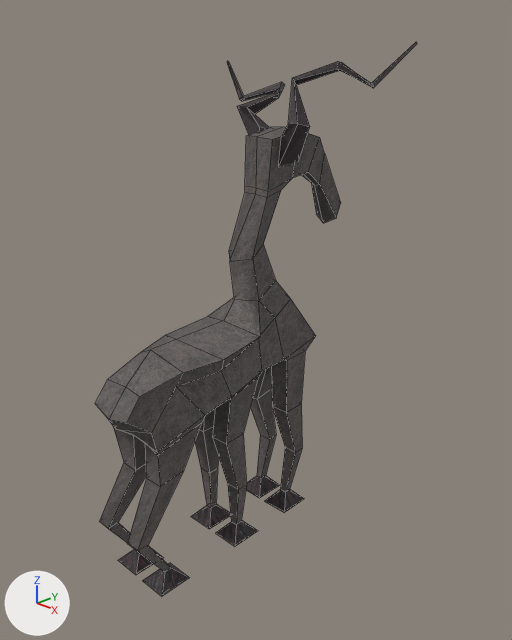
Before and after pictures for a commit that changed the Blender file blender/boss/boss.blend.
One viewpoint serves both versions: a 50 mm lens placed at (12.75, -11.27, 7.62), pointed at (0.51, 1.04, 0.72). Every picture has the same lights, and +X, +Y and +Z are marked at lower left. The picture after the commit comes second. Both versions are drawn at the pose saved in each file; the numbers are the values there. Mesh edges are drawn as thin lines.
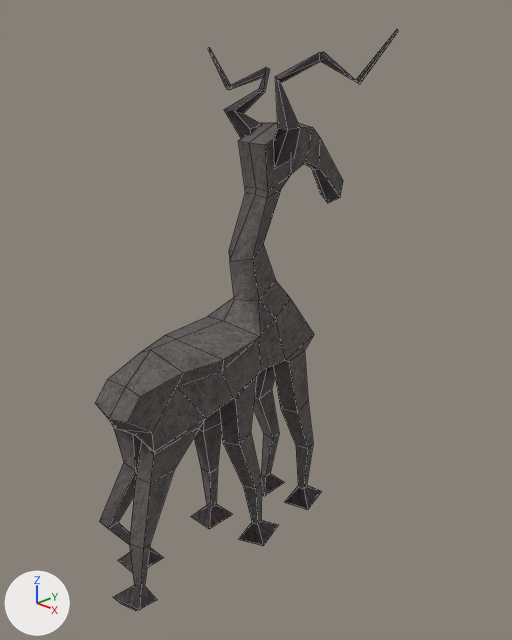
Edits to the bpy script that builds the scene:
```text
Change me_cube:
    used by ob_cube; location = (0.0, 0.0, 0.0)
    remove me_cube.from_pydata(...)  # 236 vertices, 235 faces; spans x -1.14..1.14, y -3.38..4.68, z -5.85..5.48
    add me_cube.from_pydata(...)  # 236 vertices, 235 faces; spans x -1.14..1.54, y -3.73..4.78, z -6.22..5.61
    me_cube part 1: 112 of 236 vertices moved; they spanned x -0.93..1.14, y -3.38..3.22, z -5.85..-0.04 and now span x -0.91..1.54, y -3.73..3.33, z -6.22..-0.03; mean shift (0.08, 0.07, -0.03); largest move (0.14, -1.9, -5.66) -> (-0.25, -2.95, -6.11)
    me_cube part 2: 34 of 236 vertices moved; they spanned x -0.62..0.62, y 1.55..4.68, z 2.65..5.48 and now span x -0.61..0.64, y 1.29..4.78, z 3.19..5.61; mean shift (0.0, -0.09, 0.24); largest move (-0.31, 4.68, 3.22) -> (-0.34, 4.77, 3.84)
Change me_cube_001:
    used by ob_cube_001; location = (0.56, 2.29, 6.59)
    remove me_cube_001.from_pydata(...)  # 24 vertices, 22 faces; spans x -0.23..2.55, y -0.52..1.35, z -2.02..0.94
    add me_cube_001.from_pydata(...)  # 24 vertices, 22 faces; spans x -0.18..2.61, y -0.92..0.5, z -2.04..1.2
    me_cube_001 part 3: the whole mesh is multiplied about its middle by the matrix ((1.0, -0.008, 0.02), (0.012, 0.97, -0.243), (-0.017, 0.243, 0.97)), then moved by (0.03, -0.5, 0.11)
Change me_cube_003:
    used by ob_cube_002; location = (-0.56, 2.29, 6.59); scale = (-1.0, 1.0, 1.0)
    remove me_cube_003.from_pydata(...)  # 24 vertices, 22 faces; spans x -0.34..2.7, y -0.48..1.6, z -2.02..0.4
    add me_cube_003.from_pydata(...)  # 24 vertices, 22 faces; spans x -0.35..2.66, y -0.96..0.95, z -1.84..0.77
    me_cube_003 part 4: 24 of 24 vertices moved; they spanned x -0.34..2.7, y -0.48..1.6, z -2.02..0.4 and now span x -0.35..2.66, y -0.96..0.95, z -1.84..0.77; mean shift (-0.03, -0.54, 0.22)
Change ob_cube_002:
    ob_cube_002.rotation_euler: (0.0, 0.0, 0.0) -> (3.142, 0.0, 0.0)  # degrees (0, 0, 0) -> degrees (180, 0, 0)
    ob_cube_002.scale: (-1.0, 1.0, 1.0) -> (-1.0, -1.0, -1.0)
```

Changed parts and their boxes (x1, y1, x2, y2) in the pictures (512 x 640 px; the box of a moved part takes in the faces that stretch with it):
'Cube', reshaped: before (95, 127, 341, 597); after (95, 122, 343, 611)
'Cube.001', reshaped (9% narrower, 10% taller): before (279, 42, 417, 166); after (273, 30, 398, 167)
'Cube.002', reshaped, turned, rescaled: before (227, 61, 285, 135); after (208, 47, 269, 138)
part 1 of me_cube, moved or reshaped: before (95, 299, 316, 597); after (95, 299, 322, 611)
part 2 of me_cube, moved or reshaped: before (229, 127, 341, 260); after (229, 122, 343, 260)
